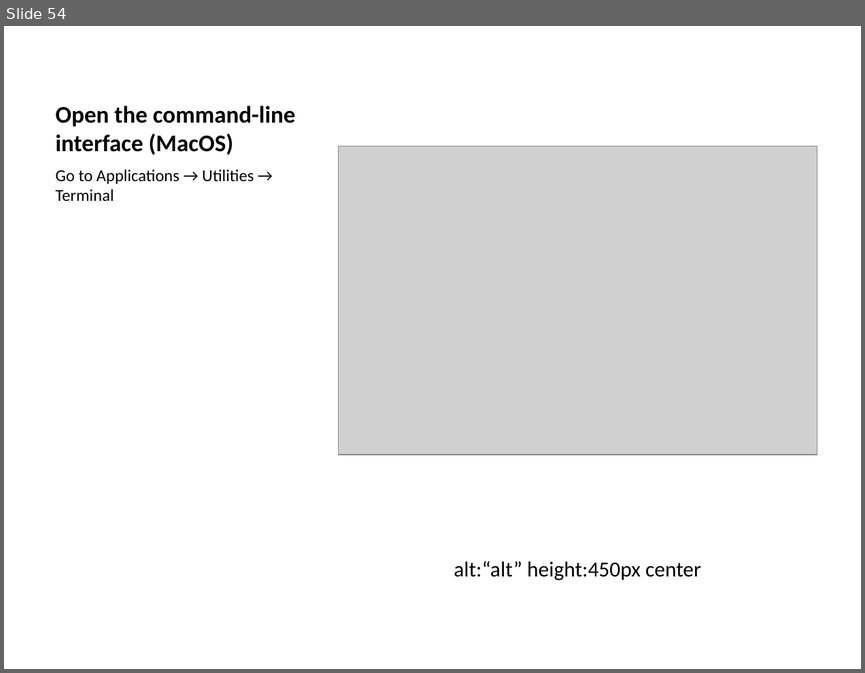
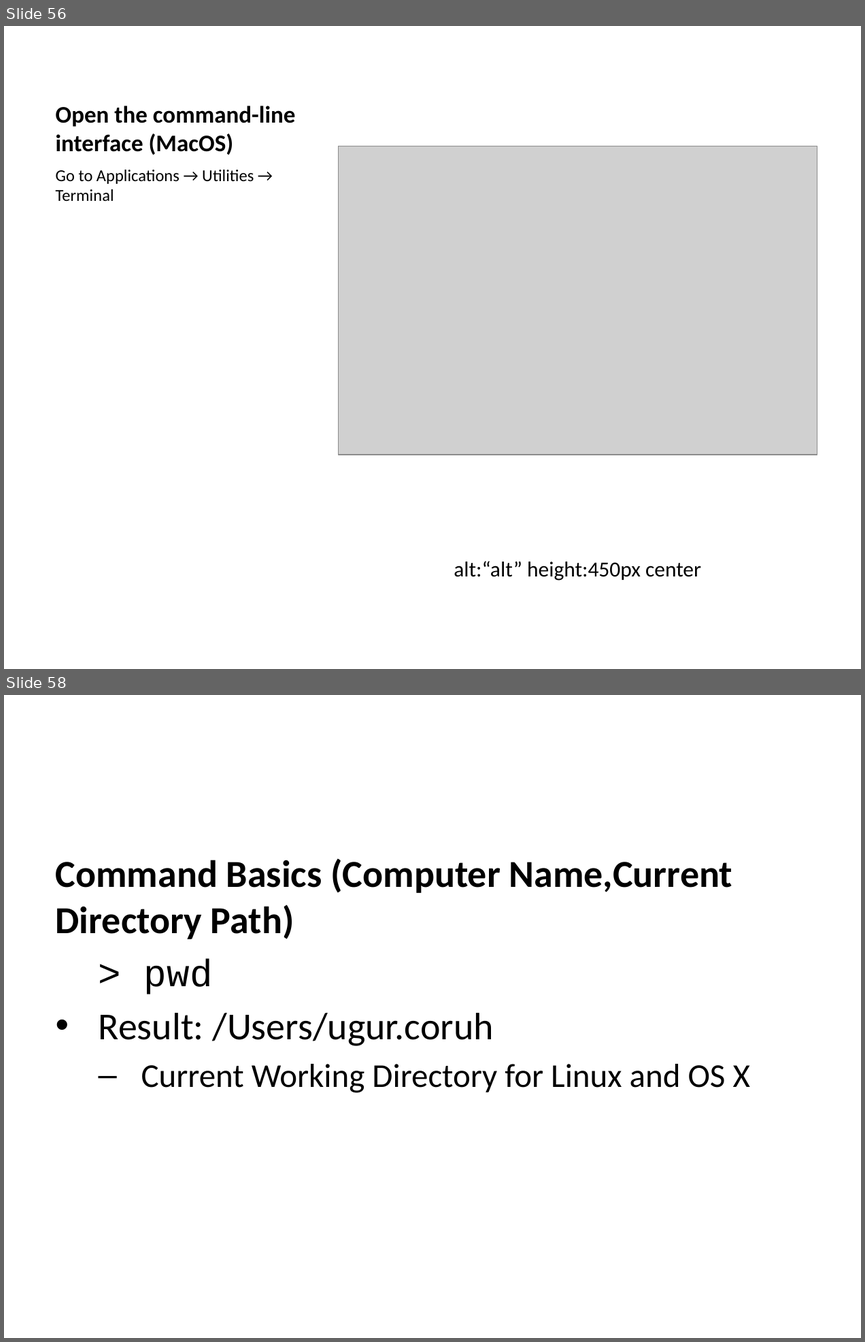
Before and after one commit to ucoruh/ce103-algorithms-and-programming-I, a slide deck: docs/week-1-intro/ce103-week-1-intro.en.md_word.pptx. Shown one above the other, each under a label of ours: slide 54 before the commit, slides 56 and 58 after it; the slides between them are not shown. The pictures are 865x673 and 865x1342 pixels, drawn with LibreOffice and Linux fonts; fonts in the diff are those of the drawing; grey boxes stand for pictures. Boxes give left, top, right and bottom in pixels: in the first picture for what was removed or moved away, otherwise in the second. Text is boxed around its words. In the diff, an @@ line names an element or a change of style, - is before the commit and + after.

Commit message:
week-1 updated, command line commands added

```diff
--- a/docs/week-1-intro/ce103-week-1-intro.en.md_word.pptx
+++ b/docs/week-1-intro/ce103-week-1-intro.en.md_word.pptx
@@ slide 58 added at (4, 695, 861, 1338), background #FFFFFF @@
@@ text added at (56, 858, 750, 1093), 32 pt, text #000000 @@
+Command Basics (Computer Name,Current Directory Path)
+> pwd
+• Result: /Users/ugur.coruh
+  – Current Working Directory for Linux and OS X
@@ what was slide 54 is now slide 56 @@
```
Also in this commit, not shown: 3 slides changed, 94 other slides added, 2 slides removed, 11 other files.
